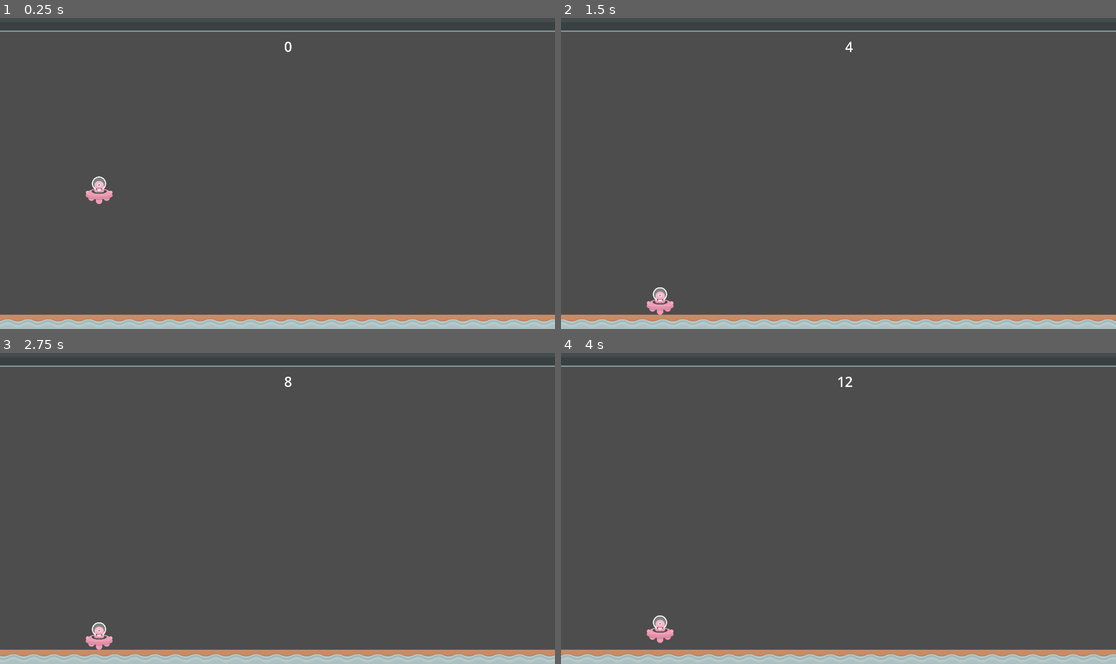
Above: before the commit, frames 1-4 (two rows, left to right).
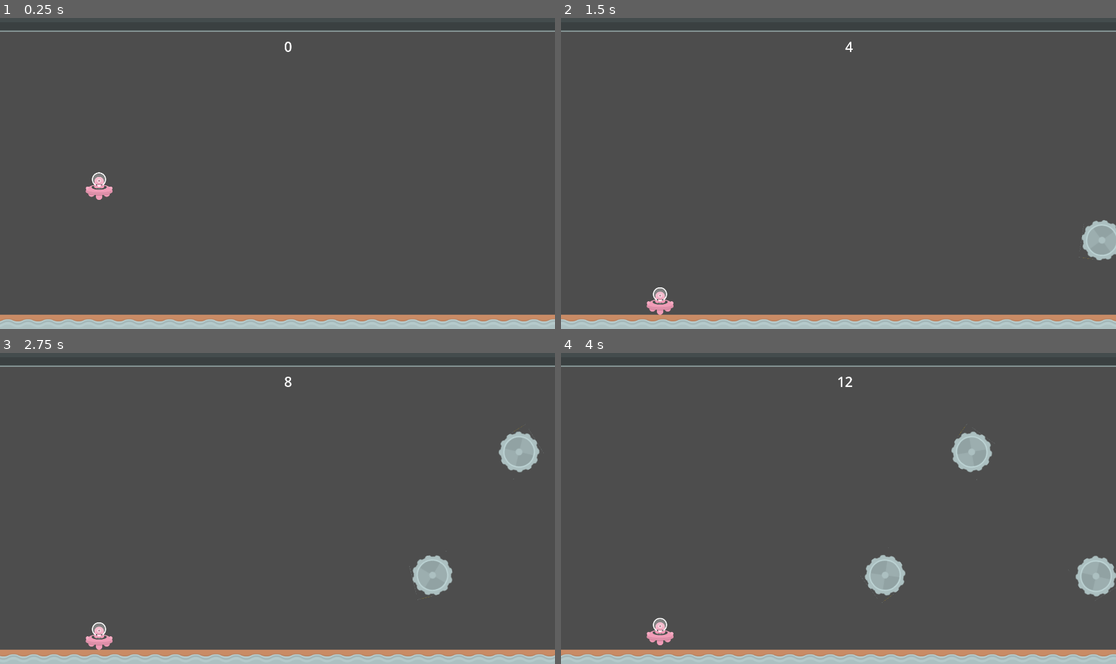
Above: after the commit, the same moments.

Repository: fredchien3/20-game-challenge
Game: Godot game, scene res://scenes/main/main.tscn
The game is run twice, just before and just after one commit, with the same random seed, the same clock (stepped at 60 frames per second) and the same inputs.
Inputs:
- Up to frame 1 (0.25 s): no input
- Up to frame 2 (1.5 s): tap Enter (ui_accept) at 0.5, 0.77 s; hold Right (ui_right) from 0.53 s (still down)
- Up to frame 3 (2.75 s): tap Enter (ui_accept) at 1.52 s; release Right (ui_right) at 2.03 s; hold Left (ui_left) from 2.03 s (still down)
- Up to frame 4 (4 s): release Left (ui_left) at 2.78 s; hold Right (ui_right) from 2.78 s (still down); tap Enter (ui_accept) at 3.02, 3.77 s

The runs differ from the first frame. In frame 1, 0.2% of the frame differs, in the area x 15-21%, y 49-60%; in frame 2, 0.6%; in frame 3, 1.4%; in frame 4, 2.3%, in the area x 15-100%, y 23-94%.

Commit message:
Add obstacle spawning, death

Diff:
--- a/2--jetpack-joyride/project.godot
+++ b/2--jetpack-joyride/project.godot
@@ -21,9 +21,14 @@
 window/size/viewport_height=1080
 window/size/resizable=false
 
+[global_group]
+
+obstacles=""
+
 [layer_names]
 
 2d_physics/layer_1="player"
+2d_physics/layer_2="environment"
 
 [physics]
 
--- a/2--jetpack-joyride/scenes/main/main.gd
+++ b/2--jetpack-joyride/scenes/main/main.gd
@@ -1,4 +1,6 @@
 extends Node2D
+
+@export var obstacle_scene: PackedScene
 
 var distance_traveled = 0.00
 const SCROLL_SPEED = 5.00
@@ -9,17 +11,30 @@
 
 # Called every frame. 'delta' is the elapsed time since the previous frame.
 func _process(delta: float) -> void:
-	$Camera2D.position.x += SCROLL_SPEED
-	$Player.position.x += SCROLL_SPEED
+	$SlidingNode.position.x += SCROLL_SPEED
 
 	distance_traveled += SCROLL_SPEED
-	$Camera2D/DistanceLabel.text = str(int(distance_traveled / 100.0))
+	$SlidingNode/Camera2D/DistanceLabel.text = str(int(distance_traveled / 100.0))
 
 	var spawn_y = randf_range(-(1920/2), 1920/2)
 
-
 func _on_player_laser_on() -> void:
-	$Camera2D/LaserBurst.visible = true
+	$SlidingNode/LaserBurst.visible = true
 
 func _on_player_laser_off() -> void:
-	$Camera2D/LaserBurst.visible = false
+	$SlidingNode/LaserBurst.visible = false
+
+func _on_obstacle_spawn_timer_timeout() -> void:
+	spawn_obstacle()
+	$ObstacleSpawnTimer.wait_time = randf_range(1, 2)
+
+func spawn_obstacle() -> void:
+	var obstacle_spawn_location = $SlidingNode/ObstacleSpawnPath/ObstacleSpawnLocation
+	obstacle_spawn_location.progress_ratio = randf()
+
+	var obstacle = obstacle_scene.instantiate()
+
+	obstacle.add_to_group("obstacles")
+	obstacle.position = obstacle_spawn_location.global_position
+
+	add_child(obstacle)
--- a/2--jetpack-joyride/scenes/main/main.tscn
+++ b/2--jetpack-joyride/scenes/main/main.tscn
@@ -1,50 +1,40 @@
-[gd_scene load_steps=7 format=3 uid="uid://c7pm61wgtavoq"]
+[gd_scene load_steps=9 format=3 uid="uid://c7pm61wgtavoq"]
 
 [ext_resource type="PackedScene" uid="uid://sdrbxsrh1o7t" path="res://scenes/player/player.tscn" id="1_hyk8p"]
 [ext_resource type="Script" uid="uid://bocrw4s41q2jt" path="res://scenes/main/main.gd" id="1_k2fmo"]
+[ext_resource type="PackedScene" uid="uid://bs3e6tvpjjn25" path="res://scenes/obstacle/obstacle.tscn" id="2_6q06x"]
 [ext_resource type="PackedScene" uid="uid://cliaf4q6mfujn" path="res://scenes/main/floor_ceiling_parallax.tscn" id="3_l3cfh"]
 [ext_resource type="Texture2D" uid="uid://txfbnj8xfhw4" path="res://scenes/player/laserPink_groundBurst.png" id="4_l3cfh"]
+
+[sub_resource type="LabelSettings" id="LabelSettings_l3cfh"]
+font_size = 48
 
 [sub_resource type="RectangleShape2D" id="RectangleShape2D_iuonh"]
 size = Vector2(1940, 70)
 
-[sub_resource type="LabelSettings" id="LabelSettings_l3cfh"]
-font_size = 48
+[sub_resource type="Curve2D" id="Curve2D_l3cfh"]
+_data = {
+"points": PackedVector2Array(0, 0, 0, 0, 1061, -397, 0, 0, 0, 0, 1061, 386)
+}
+point_count = 2
 
 [node name="Main" type="Node2D"]
 script = ExtResource("1_k2fmo")
+obstacle_scene = ExtResource("2_6q06x")
+metadata/_edit_lock_ = true
 
-[node name="Player" parent="." instance=ExtResource("1_hyk8p")]
+[node name="SlidingNode" type="Node2D" parent="."]
+
+[node name="Player" parent="SlidingNode" instance=ExtResource("1_hyk8p")]
 position = Vector2(-617, -12)
 scale = Vector2(0.75, 0.75)
-
-[node name="FloorCeilingParallax" parent="." instance=ExtResource("3_l3cfh")]
-scroll_offset = Vector2(-981, -559)
-repeat_size = Vector2(1960, 0)
+collision_mask = 2
 metadata/_edit_lock_ = true
 
-[node name="Camera2D" type="Camera2D" parent="."]
-
-[node name="FloorAndCeilingCollision" type="StaticBody2D" parent="Camera2D"]
-position = Vector2(0, 1)
-collision_mask = 0
+[node name="Camera2D" type="Camera2D" parent="SlidingNode"]
 metadata/_edit_lock_ = true
 
-[node name="CollisionShape2D" type="CollisionShape2D" parent="Camera2D/FloorAndCeilingCollision"]
-position = Vector2(-10, 525)
-shape = SubResource("RectangleShape2D_iuonh")
-metadata/_edit_lock_ = true
-
-[node name="CollisionShape2D2" type="CollisionShape2D" parent="Camera2D/FloorAndCeilingCollision"]
-position = Vector2(-10, -525)
-shape = SubResource("RectangleShape2D_iuonh")
-metadata/_edit_lock_ = true
-
-[node name="LaserBurst" type="Sprite2D" parent="Camera2D"]
-position = Vector2(-605, 452)
-texture = ExtResource("4_l3cfh")
-
-[node name="DistanceLabel" type="Label" parent="Camera2D"]
+[node name="DistanceLabel" type="Label" parent="SlidingNode/Camera2D"]
 offset_left = -47.0
 offset_top = -472.0
 offset_right = 50.0
@@ -52,6 +42,44 @@
 text = "0 kp"
 label_settings = SubResource("LabelSettings_l3cfh")
 horizontal_alignment = 2
+metadata/_edit_lock_ = true
 
-[connection signal="laser_off" from="Player" to="." method="_on_player_laser_off"]
-[connection signal="laser_on" from="Player" to="." method="_on_player_laser_on"]
+[node name="FloorAndCeilingCollision" type="StaticBody2D" parent="SlidingNode"]
+position = Vector2(0, 1)
+collision_layer = 2
+collision_mask = 0
+metadata/_edit_lock_ = true
+
+[node name="CollisionShape2D" type="CollisionShape2D" parent="SlidingNode/FloorAndCeilingCollision"]
+position = Vector2(-10, 525)
+shape = SubResource("RectangleShape2D_iuonh")
+metadata/_edit_lock_ = true
+
+[node name="CollisionShape2D2" type="CollisionShape2D" parent="SlidingNode/FloorAndCeilingCollision"]
+position = Vector2(-10, -525)
+shape = SubResource("RectangleShape2D_iuonh")
+metadata/_edit_lock_ = true
+
+[node name="LaserBurst" type="Sprite2D" parent="SlidingNode"]
+position = Vector2(-605, 452)
+texture = ExtResource("4_l3cfh")
+metadata/_edit_lock_ = true
+
+[node name="ObstacleSpawnPath" type="Path2D" parent="SlidingNode"]
+curve = SubResource("Curve2D_l3cfh")
+
+[node name="ObstacleSpawnLocation" type="PathFollow2D" parent="SlidingNode/ObstacleSpawnPath"]
+position = Vector2(1061, -397)
+rotation = 1.5708
+
+[node name="FloorCeilingParallax" parent="." instance=ExtResource("3_l3cfh")]
+scroll_offset = Vector2(-981, -559)
+repeat_size = Vector2(1960, 0)
+metadata/_edit_lock_ = true
+
+[node name="ObstacleSpawnTimer" type="Timer" parent="."]
+autostart = true
+
+[connection signal="laser_off" from="SlidingNode/Player" to="." method="_on_player_laser_off"]
+[connection signal="laser_on" from="SlidingNode/Player" to="." method="_on_player_laser_on"]
+[connection signal="timeout" from="ObstacleSpawnTimer" to="." method="_on_obstacle_spawn_timer_timeout"]
--- a/2--jetpack-joyride/scenes/obstacle/obstacle.gd
+++ b/2--jetpack-joyride/scenes/obstacle/obstacle.gd
@@ -8,3 +8,7 @@
 # Called every frame. 'delta' is the elapsed time since the previous frame.
 func _process(delta: float) -> void:
 	$Sprite2D.rotate(1)
+
+
+func _on_body_entered(body: Node2D) -> void:
+	body.die()
--- a/2--jetpack-joyride/scenes/obstacle/obstacle.tscn
+++ b/2--jetpack-joyride/scenes/obstacle/obstacle.tscn
@@ -8,10 +8,10 @@
 region = Rect2(700, 280, 70, 70)
 
 [sub_resource type="CircleShape2D" id="CircleShape2D_osovj"]
-radius = 32.0
+radius = 34.5326
 
 [node name="Obstacle" type="Area2D"]
-collision_mask = 0
+collision_layer = 0
 script = ExtResource("1_1ys07")
 
 [node name="Sprite2D" type="Sprite2D" parent="."]
@@ -21,3 +21,5 @@
 [node name="CollisionShape2D" type="CollisionShape2D" parent="."]
 scale = Vector2(2, 2)
 shape = SubResource("CircleShape2D_osovj")
+
+[connection signal="body_entered" from="." to="." method="_on_body_entered"]
--- a/2--jetpack-joyride/scenes/player/player.gd
+++ b/2--jetpack-joyride/scenes/player/player.gd
@@ -3,9 +3,8 @@
 signal laser_on
 signal laser_off
 
-const SPEED = 300.0
-const THRUST = -100.0
-const GRAVITY_MULTIPLIER = 2.5
+const THRUST = 75.0 * -1
+const GRAVITY_MULTIPLIER = 2
 
 func _process(delta: float) -> void:
 	if Input.is_action_pressed("ui_accept"):
@@ -20,14 +19,10 @@
 	if not is_on_floor():
 		velocity += get_gravity() * delta * GRAVITY_MULTIPLIER
 
-	# Handle fly.
 	if Input.is_action_pressed("ui_accept"):
 		velocity.y += THRUST
 
-	#if Input.is_action_pressed("ui_right"):
-		#velocity.x += 50
-		#
-	#if Input.is_action_pressed("ui_left"):
-		#velocity.x -= 50
+	move_and_slide()
 
-	move_and_slide()
+func die() -> void:
+	queue_free()
--- a/2--jetpack-joyride/scenes/player/player.tscn
+++ b/2--jetpack-joyride/scenes/player/player.tscn
@@ -8,7 +8,6 @@
 radius = 64.0
 
 [node name="Player" type="CharacterBody2D"]
-collision_layer = 0
 script = ExtResource("1_dovo2")
 
 [node name="Beam" type="Sprite2D" parent="."]
